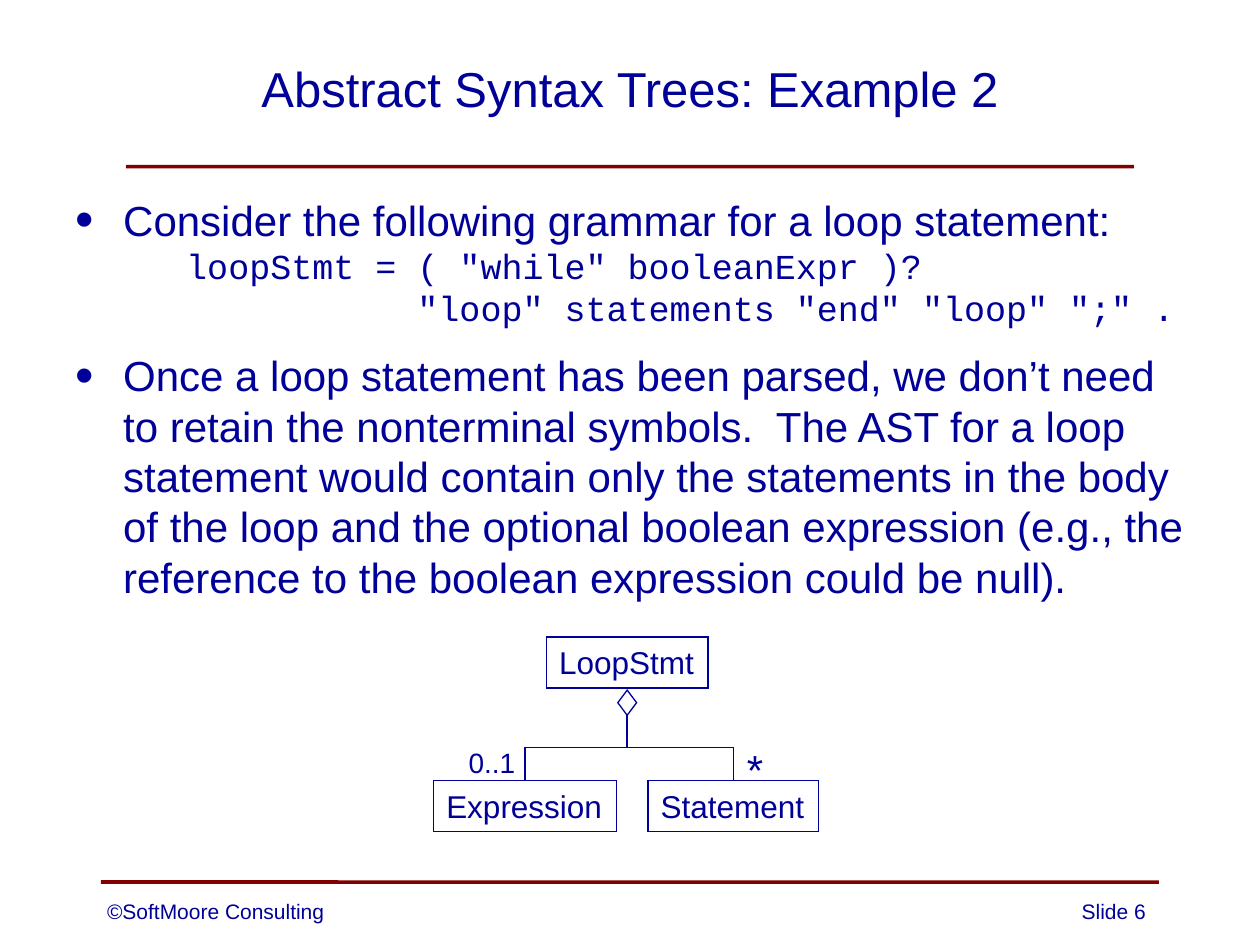
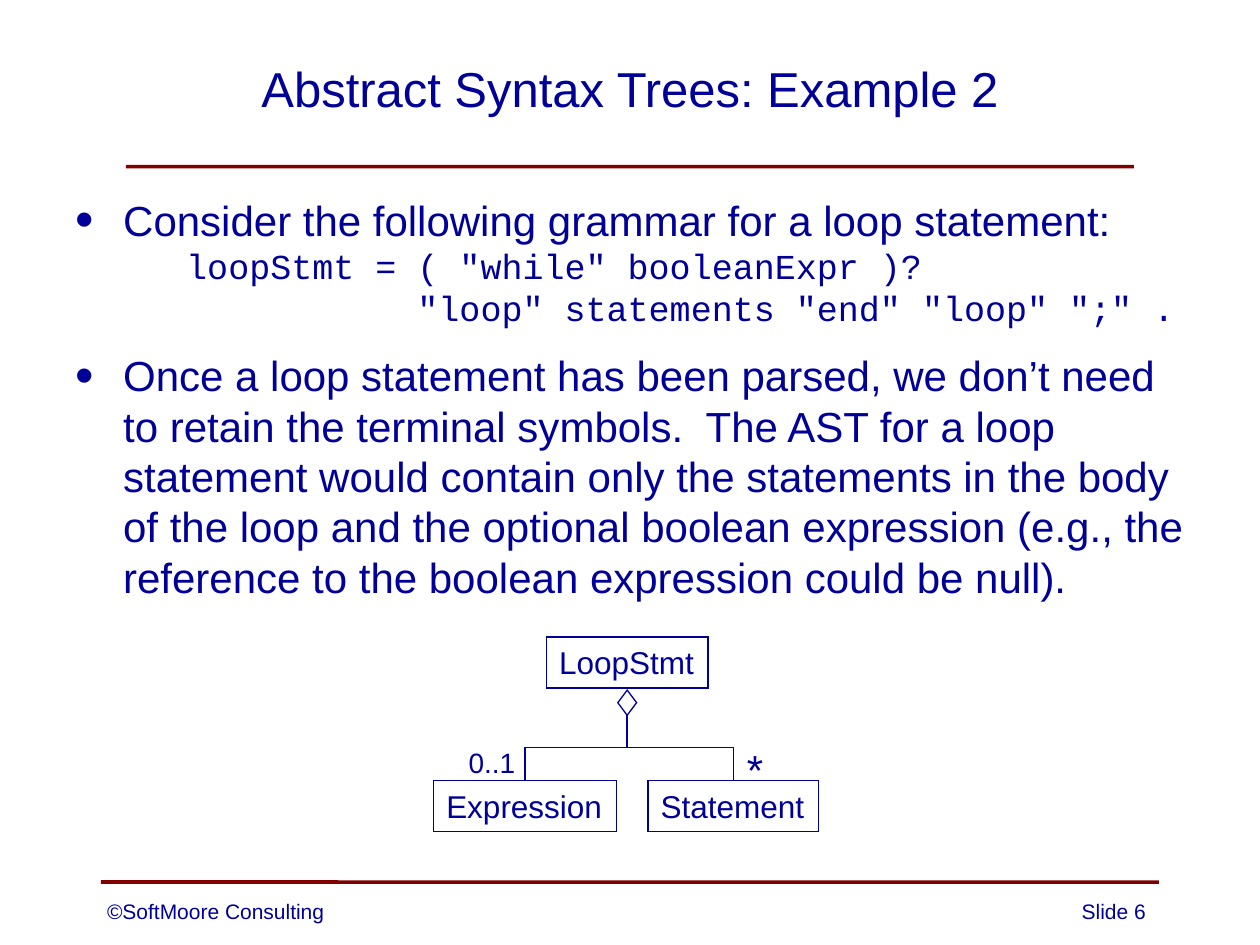
Before and after one commit to SoftMoore/CPRL, a slide deck: slide 6 of PowerPoint Slides/08 - Abstract Syntax Trees.pptx. Drawn at 1260x945 pixels with LibreOffice and Linux fonts; fonts in the diff are those of the drawing. Boxes give left, top, right and bottom in pixels: in the first picture for what was removed or moved away, otherwise in the second. Text is boxed around its words. In the diff, an @@ line names an element or a change of style, - is before the commit and + after.

Commit message:
minor change to one slide

```diff
--- a/PowerPoint Slides/08 - Abstract Syntax Trees.pptx
+++ b/PowerPoint Slides/08 - Abstract Syntax Trees.pptx
@@ text at bbox=[123, 360, 1183, 601]: text changed @@
-• Once a loop statement has been parsed, we don’t need to retain the nonterminal symbols. The AST for a loop statement would contain only the statements in the body of the loop and the optional boolean expression (e.g., the reference to the boolean expression could be null).
+• Once a loop statement has been parsed, we don’t need to retain the terminal symbols. The AST for a loop statement would contain only the statements in the body of the loop and the optional boolean expression (e.g., the reference to the boolean expression could be null).
```
